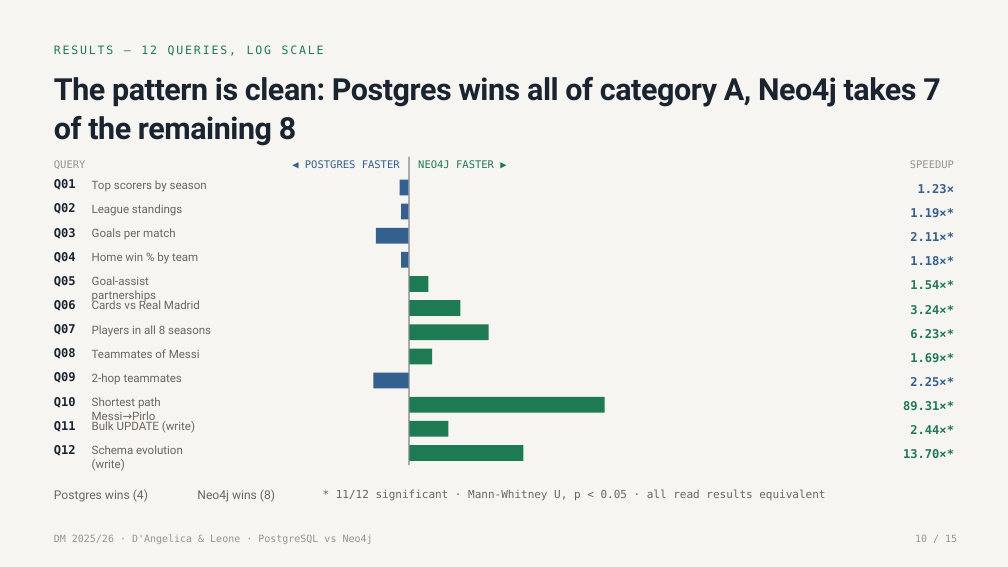
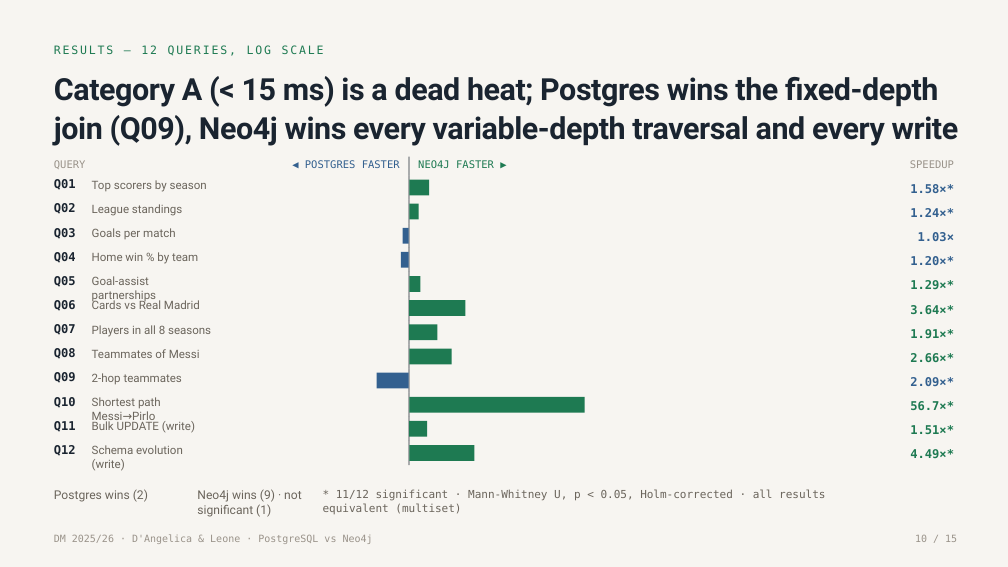
Before and after one commit to g1up3/DM-Project-2026, a slide deck: slide 10 of PostgreSQL_vs_Neo4j_DAngelica_Leone.pptx. Drawn at 1008x567 pixels with LibreOffice and Linux fonts; fonts in the diff are those of the drawing. Boxes give left, top, right and bottom in pixels: in the first picture for what was removed or moved away, otherwise in the second. Text is boxed around its words. In the diff, an @@ line names an element or a change of style, - is before the commit and + after.

```diff
--- a/PostgreSQL_vs_Neo4j_DAngelica_Leone.pptx
+++ b/PostgreSQL_vs_Neo4j_DAngelica_Leone.pptx
@@ text at <box>54,76,959,146</box>: text changed @@
-The pattern is clean: Postgres wins all of category A, Neo4j takes 7 of the remaining 8
+Category A (< 15 ms) is a dead heat; Postgres wins the fixed-depth join (Q09), Neo4j wins every variable-depth traversal and every write
@@ rectangle at <box>409,179,429,195</box>: fill #33608F to #1E7A52 @@
@@ rectangle: place and size @@
-rectangle at <box>400,179,409,195</box>
+rectangle at <box>409,179,429,195</box>
@@ rectangle: place and size @@
-rectangle at <box>401,204,409,219</box>
+rectangle at <box>409,204,419,219</box>
@@ rectangle at <box>409,204,419,219</box>: fill #33608F to #1E7A52 @@
@@ text at <box>910,184,954,193</box>: text changed @@
-1.23×
+1.58×*
@@ text at <box>910,208,954,217</box>: text changed @@
-1.19×*
+1.24×*
@@ rectangle: place and size @@
-rectangle at <box>376,228,409,243</box>
+rectangle at <box>403,228,409,243</box>
@@ text at <box>918,232,954,241</box>: text changed @@
-2.11×*
+1.03×
@@ text at <box>910,256,954,265</box>: text changed @@
-1.18×*
+1.20×*
@@ rectangle: place and size @@
-rectangle at <box>409,276,428,292</box>
+rectangle at <box>409,276,420,292</box>
@@ text at <box>910,280,954,289</box>: text changed @@
-1.54×*
+1.29×*
@@ rectangle: place and size @@
-rectangle at <box>409,300,460,316</box>
+rectangle at <box>409,300,465,316</box>
@@ rectangle: place and size @@
-rectangle at <box>409,325,488,340</box>
+rectangle at <box>409,325,437,340</box>
@@ text at <box>910,305,954,314</box>: text changed @@
-3.24×*
+3.64×*
@@ text at <box>910,329,954,339</box>: text changed @@
-6.23×*
+1.91×*
@@ rectangle: place and size @@
-rectangle at <box>409,349,432,364</box>
+rectangle at <box>409,349,452,364</box>
@@ text at <box>910,353,954,362</box>: text changed @@
-1.69×*
+2.66×*
@@ text at <box>910,377,954,386</box>: text changed @@
-2.25×*
+2.09×*
@@ rectangle: place and size @@
-rectangle at <box>409,397,604,412</box>
+rectangle at <box>409,397,585,412</box>
@@ text at <box>910,401,954,410</box>: text changed @@
-89.31×*
+56.7×*
@@ rectangle: place and size @@
-rectangle at <box>409,421,448,436</box>
+rectangle at <box>409,421,427,436</box>
@@ rectangle: place and size @@
-rectangle at <box>409,445,523,461</box>
+rectangle at <box>409,445,474,461</box>
@@ text at <box>910,425,954,434</box>: text changed @@
-2.44×*
+1.51×*
@@ text at <box>910,449,954,458</box>: text changed @@
-13.70×*
+4.49×*
@@ text at <box>54,489,148,502</box>: text changed @@
-Postgres wins (4)
+Postgres wins (2)
@@ text at <box>197,489,302,517</box>: text changed @@
-Neo4j wins (8)
+Neo4j wins (9) · not significant (1)
@@ text at <box>323,490,825,514</box>: text changed @@
-* 11/12 significant · Mann-Whitney U, p < 0.05 · all read results equivalent
+* 11/12 significant · Mann-Whitney U, p < 0.05, Holm-corrected · all results equivalent (multiset)
```
Also in this commit, not shown: 8 other slides changed.
